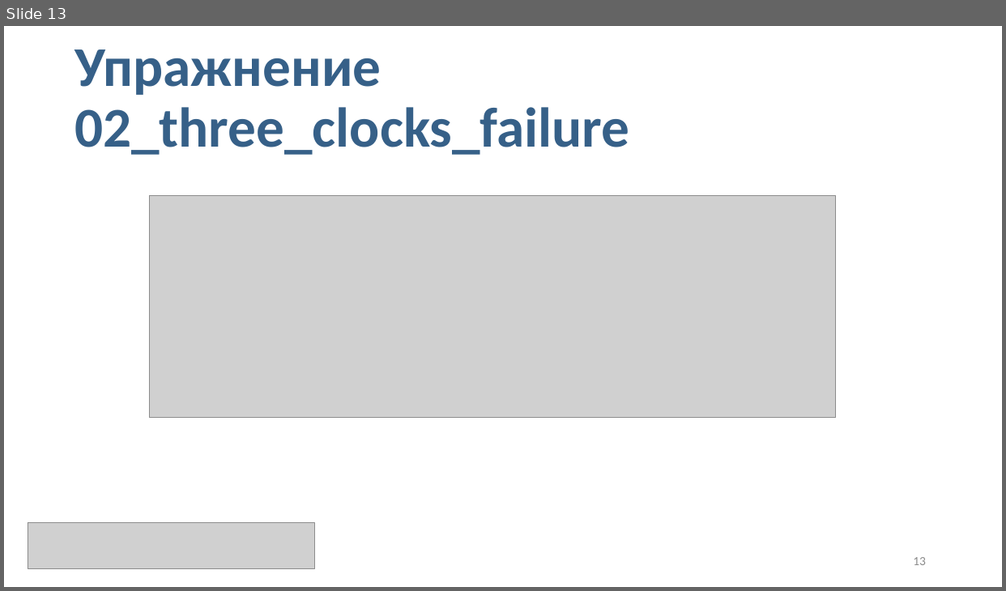
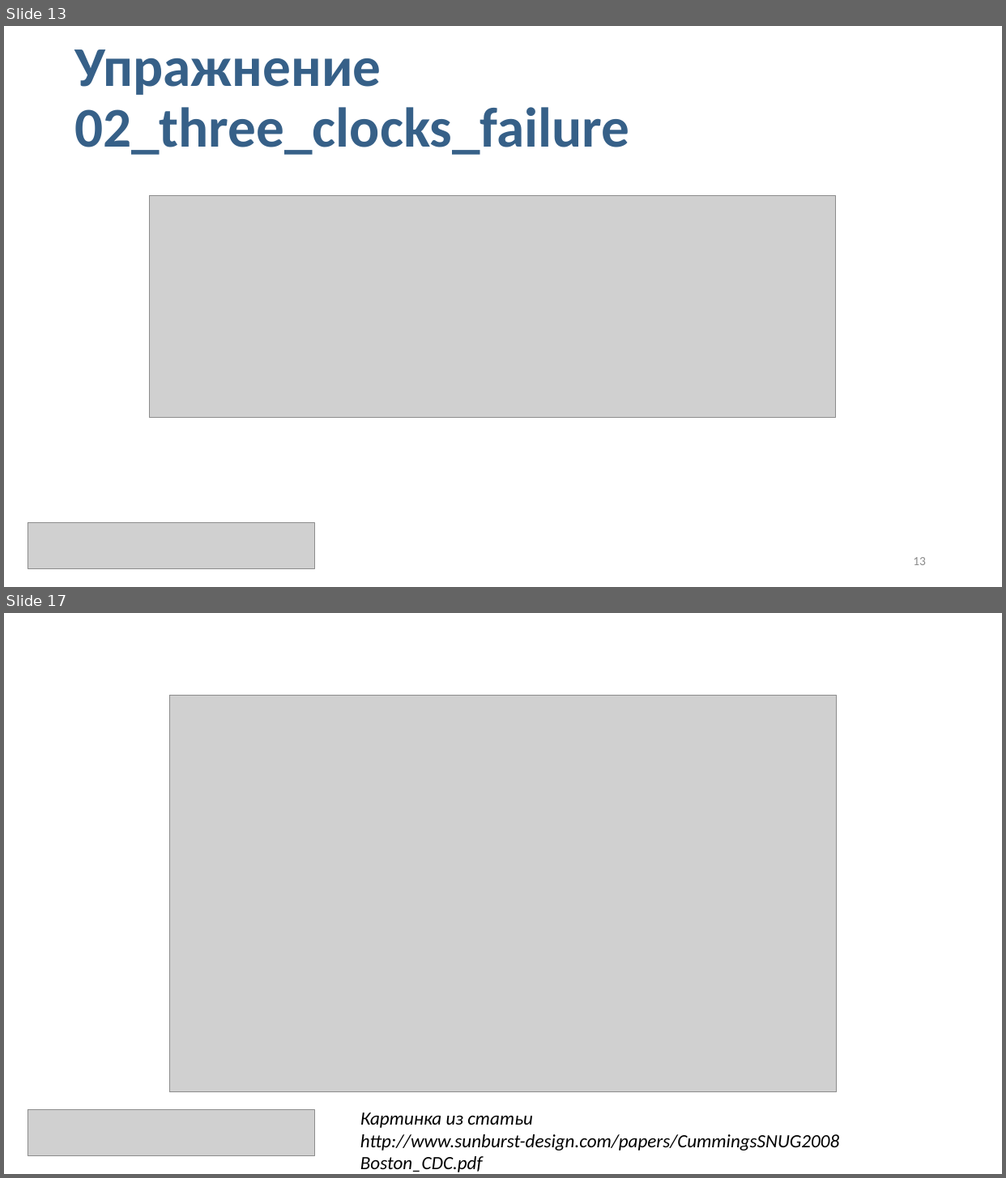
Before and after one commit to DigitalDesignSchool/ce2020labs, a slide deck: next_step/Sylantiev/cdc_lab/Школа_цифрового_синтеза_2021 Асинхронные частоты, пересечение клоковых доменов и синхронизация.pptx. Shown one above the other, each under a label of ours: slide 13 before the commit, slides 13 and 17 after it; the slides between them are not shown. The pictures are 1006x591 and 1006x1178 pixels, drawn with LibreOffice and Linux fonts; fonts in the diff are those of the drawing; grey boxes stand for pictures. Boxes give left, top, right and bottom in pixels: in the first picture for what was removed or moved away, otherwise in the second. Text is boxed around its words. In the diff, an @@ line names an element or a change of style, - is before the commit and + after.

```diff
--- a/next_step/Sylantiev/cdc_lab/Школа_цифрового_синтеза_2021 Асинхронные частоты, пересечение клоковых доменов и синхронизация.pptx
+++ b/next_step/Sylantiev/cdc_lab/Школа_цифрового_синтеза_2021 Асинхронные частоты, пересечение клоковых доменов и синхронизация.pptx
@@ slide 17 added at [4, 613, 1002, 1174], background #FFFFFF @@
@@ picture added at [169, 695, 837, 1093] @@
@@ picture added at [28, 1110, 315, 1156] @@
@@ text added at [360, 1113, 839, 1173], 18 pt, text #000000, italic @@
+Картинка из статьи http://www.sunburst-design.com/papers/CummingsSNUG2008Boston_CDC.pdf
```
Also in this commit, not shown: 23 slides changed, 1 slide removed.
